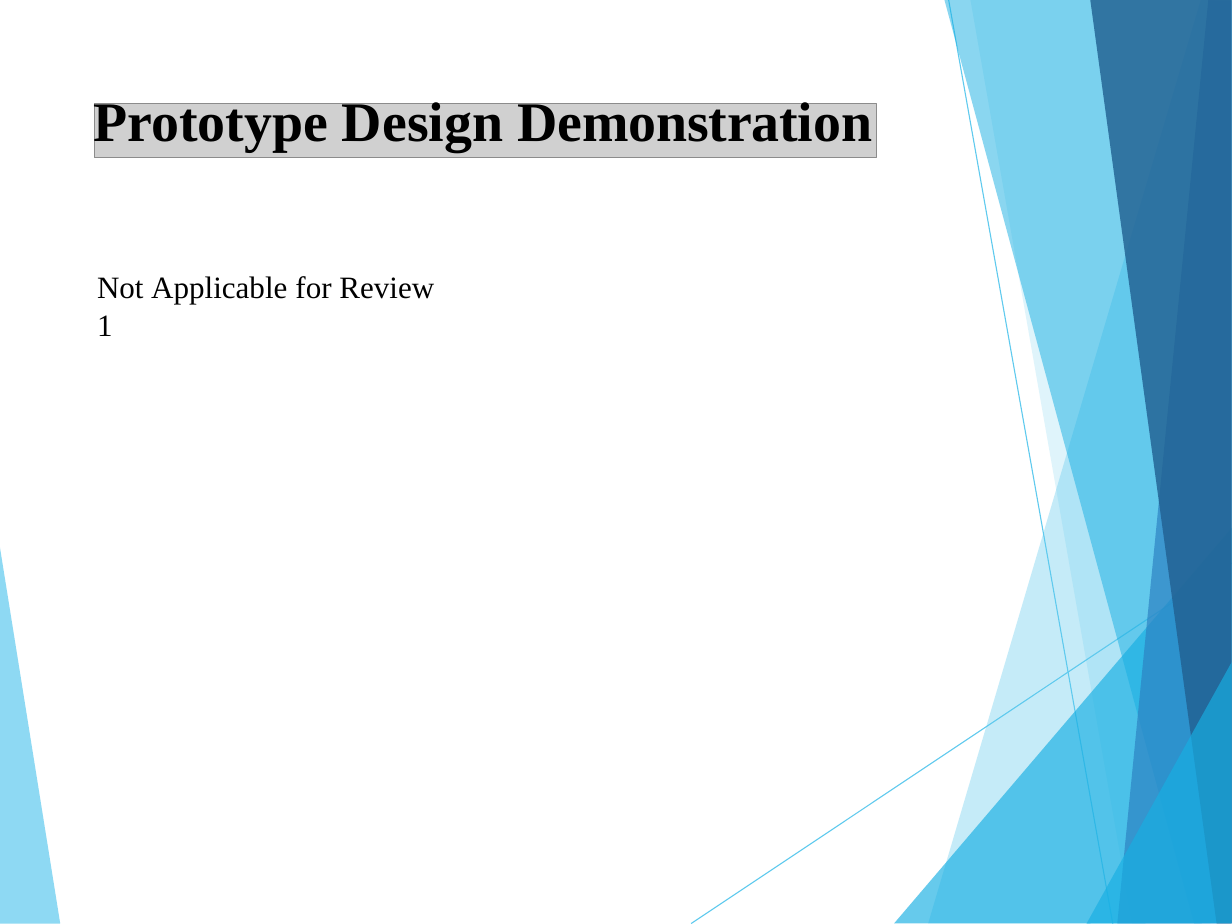
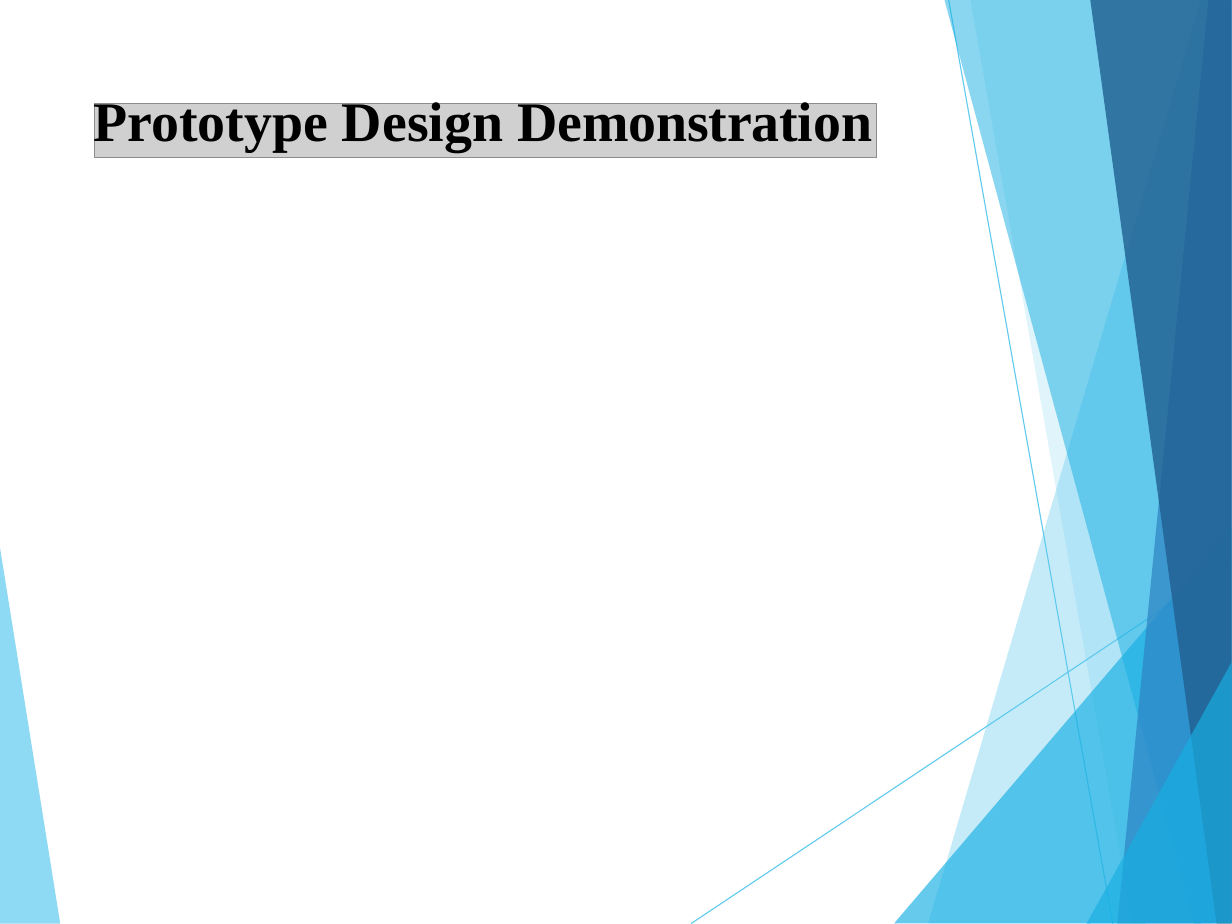
Before and after one commit to riyasawant193/AIFT, a slide deck: slide 17 of Documentation/Major Project Documents/Group 15 Major Project Review 1 Presentation.pptx. Drawn at 1232x924 pixels with LibreOffice and Linux fonts; fonts in the diff are those of the drawing; grey boxes stand for pictures. Boxes give left, top, right and bottom in pixels: in the first picture for what was removed or moved away, otherwise in the second. Text is boxed around its words. In the diff, an @@ line names an element or a change of style, - is before the commit and + after.

```diff
--- a/Documentation/Major Project Documents/Group 15 Major Project Review 1 Presentation.pptx
+++ b/Documentation/Major Project Documents/Group 15 Major Project Review 1 Presentation.pptx
@@ text removed at (x1=97, y1=276, x2=434, y2=336) @@
-Not Applicable for Review 1
```
Also in this commit, not shown: 3 other slides changed, 1 slide added, 2 other files.
